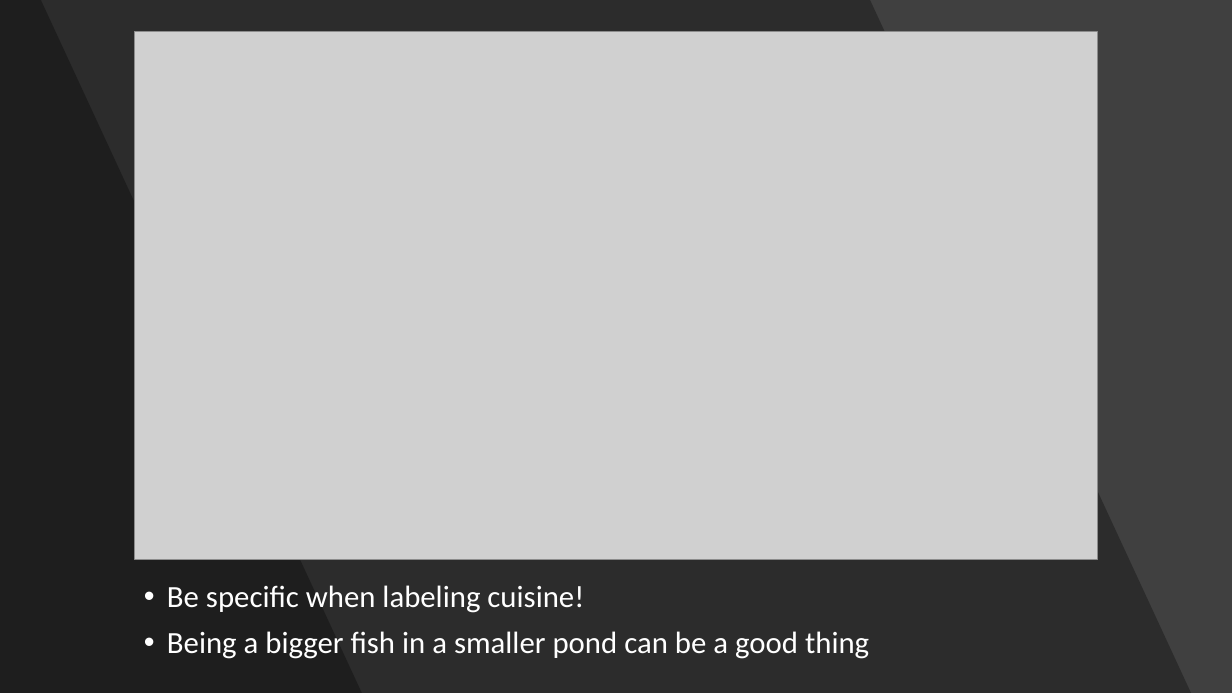
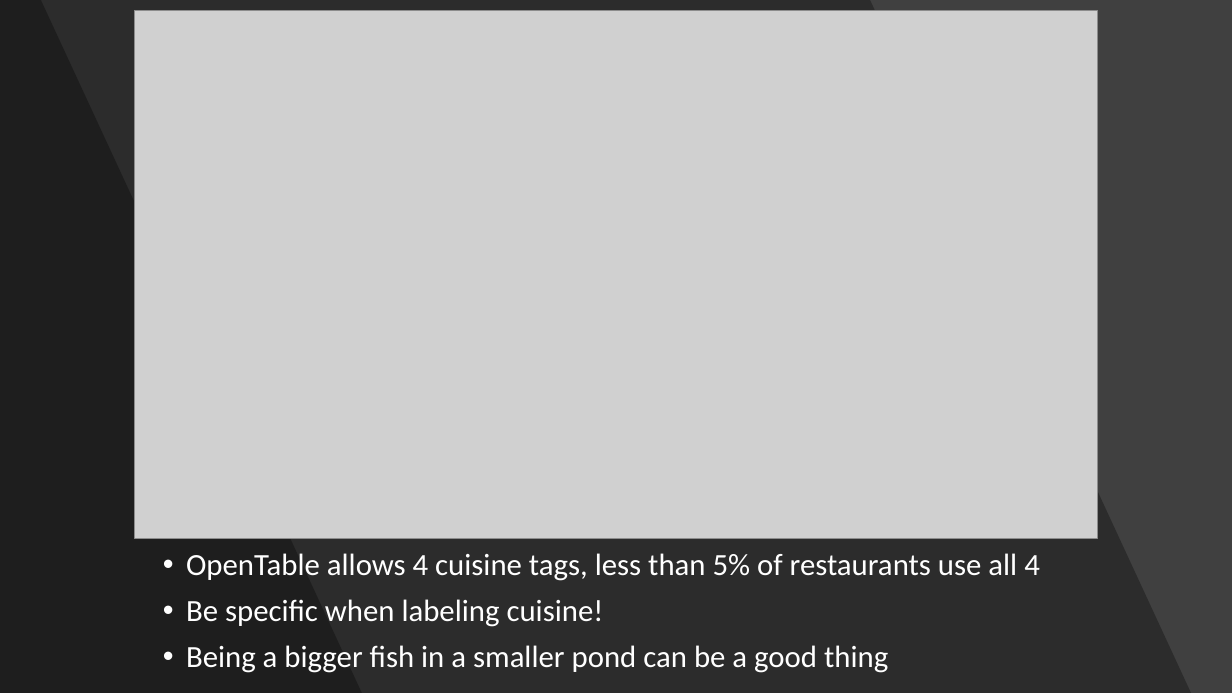
Before and after one commit to faymatt99/opentable_scraping_analysis, a slide deck: slide 7 of opentable_analysis_presentation.pptx (slide 8 before the commit). Drawn at 1232x693 pixels with LibreOffice and Linux fonts; fonts in the diff are those of the drawing; grey boxes stand for pictures. Boxes give left, top, right and bottom in pixels: in the first picture for what was removed or moved away, otherwise in the second. Text is boxed around its words. In the diff, an @@ line names an element or a change of style, - is before the commit and + after.

```diff
--- a/opentable_analysis_presentation.pptx
+++ b/opentable_analysis_presentation.pptx
@@ picture moved from (x1=135, y1=31, x2=1098, y2=559) to (x1=135, y1=10, x2=1098, y2=538) @@
@@ text "OpenTable allows 4 cuisine tags, ..." moved from (x1=167, y1=585, x2=869, y2=659) to (x1=186, y1=553, x2=1040, y2=673) @@
@@ text at (x1=186, y1=553, x2=1040, y2=581): paragraph added @@
+• OpenTable allows 4 cuisine tags, less than 5% of restaurants use all 4
```
Also in this commit, not shown: 15 other slides changed, 2 slides added, 2 slides removed, 2 other files.
